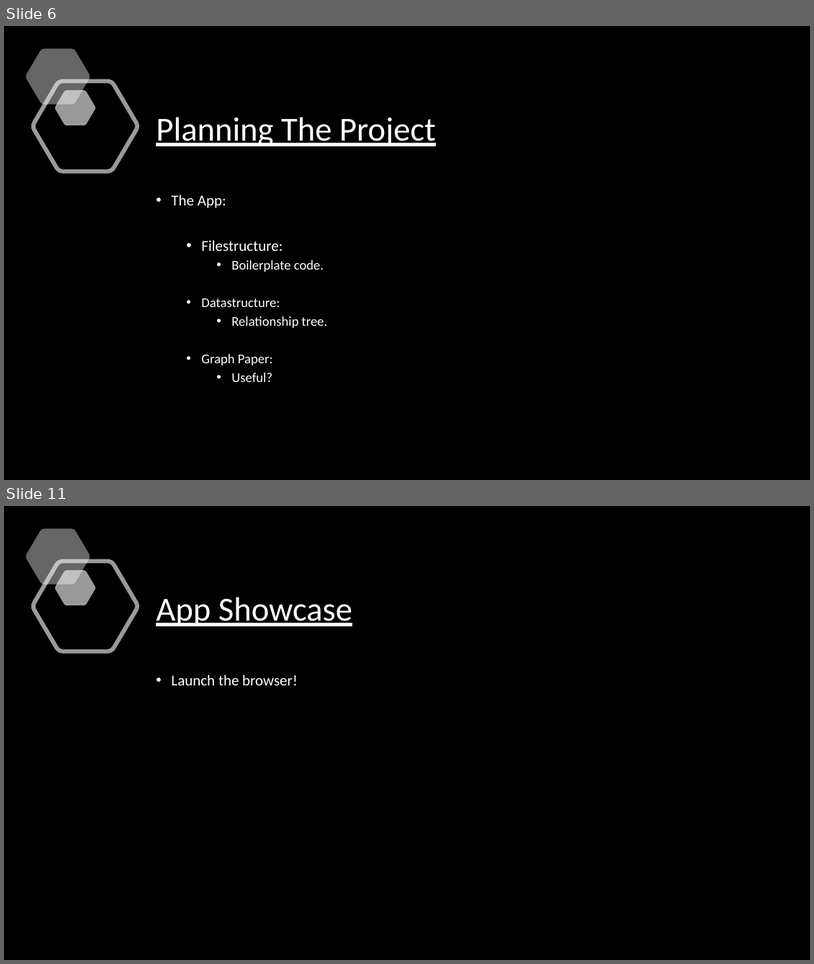
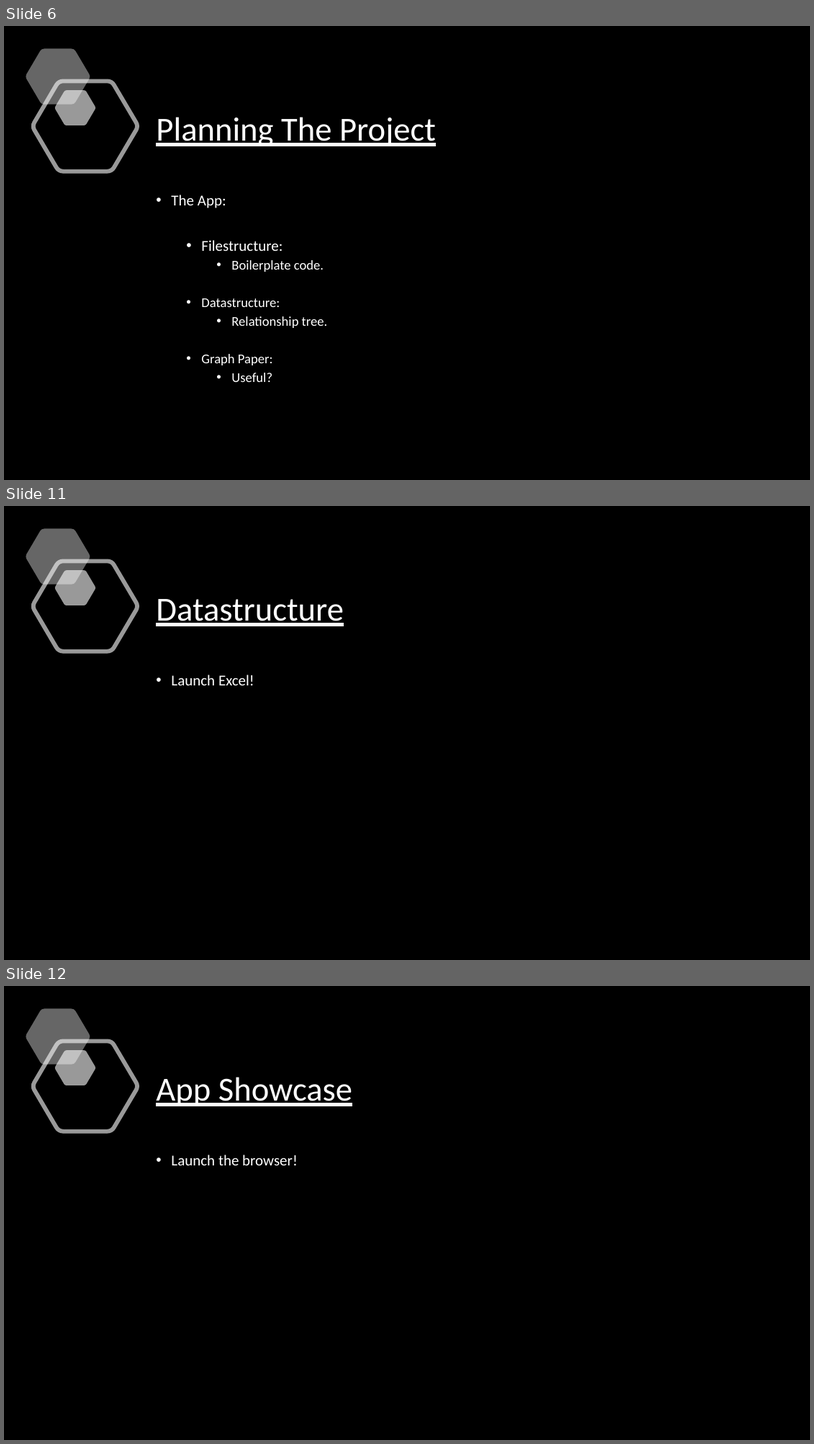
Before and after one commit to Dougmac21/QuizzR, a slide deck: pub_quiz_app/_documentation/Project Presentation.pptx. Shown one above the other, each under a label of ours: slides 6 and 11 before the commit, slides 6, 11 and 12 after it; the slides between them are not shown. The pictures are 814x964 and 814x1444 pixels, drawn with LibreOffice and Linux fonts; fonts in the diff are those of the drawing; background and template pictures are left out. Boxes give left, top, right and bottom in pixels: in the first picture for what was removed or moved away, otherwise in the second. Text is boxed around its words. In the diff, an @@ line names an element or a change of style, - is before the commit and + after.

```diff
--- a/pub_quiz_app/_documentation/Project Presentation.pptx
+++ b/pub_quiz_app/_documentation/Project Presentation.pptx
@@ slide 11 added at (4, 506, 810, 960), background picture (left out) @@
@@ rectangle added at (4, 506, 810, 960), fill #000000 @@
@@ freeform shape added at (26, 529, 90, 584), fill #FFFFFF at 40% opacity @@
@@ freeform shape added at (33, 561, 138, 651), outline #FFFFFF 5 pt @@
@@ freeform shape added at (55, 570, 95, 605), fill #FFFFFF at 60% opacity @@
@@ title added at (156, 599, 344, 626), 40 pt, text #FFFFFF, underline @@
+Datastructure
@@ text added at (171, 674, 255, 685), 18 pt, text #FFFFFF @@
+• Launch Excel!
@@ what was slide 11 is now slide 12 @@
```
Also in this commit, not shown: 7 slides changed, 3 other files.
